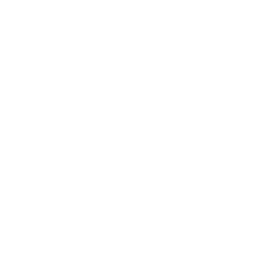
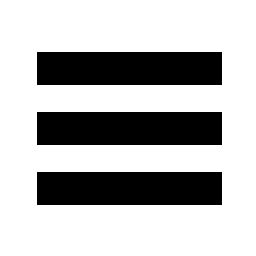
Revision of a layered (256, 256) image; what changed, layer by layer:
painted on "Layer 3" over left=37, top=52, right=222, bottom=205
